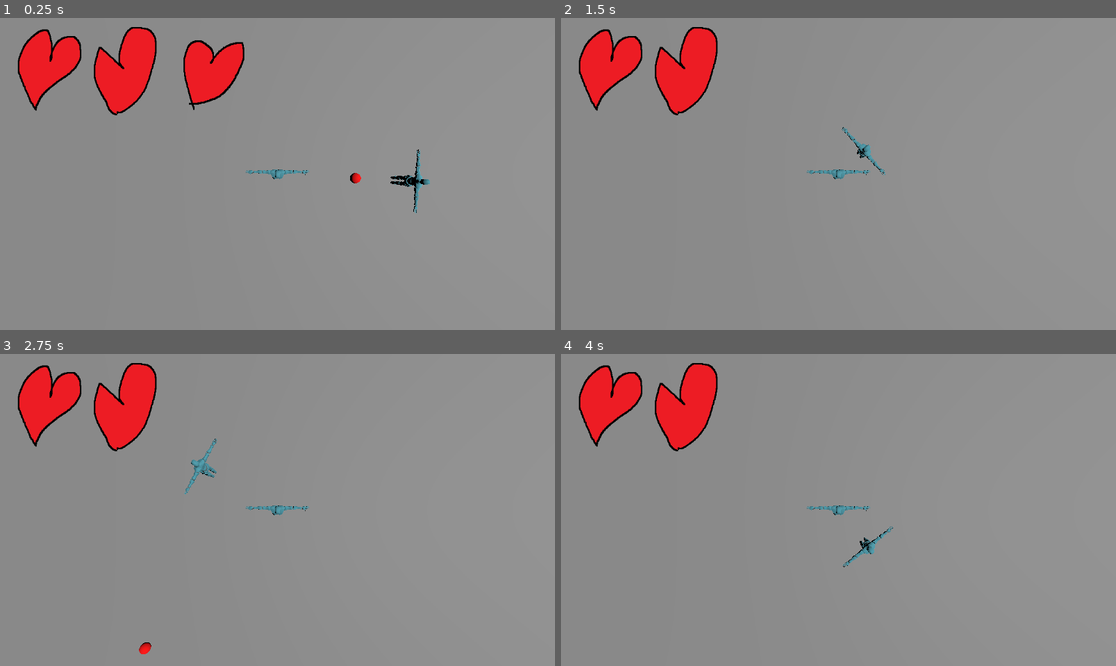
Above: before the commit, frames 1-4 (two rows, left to right).
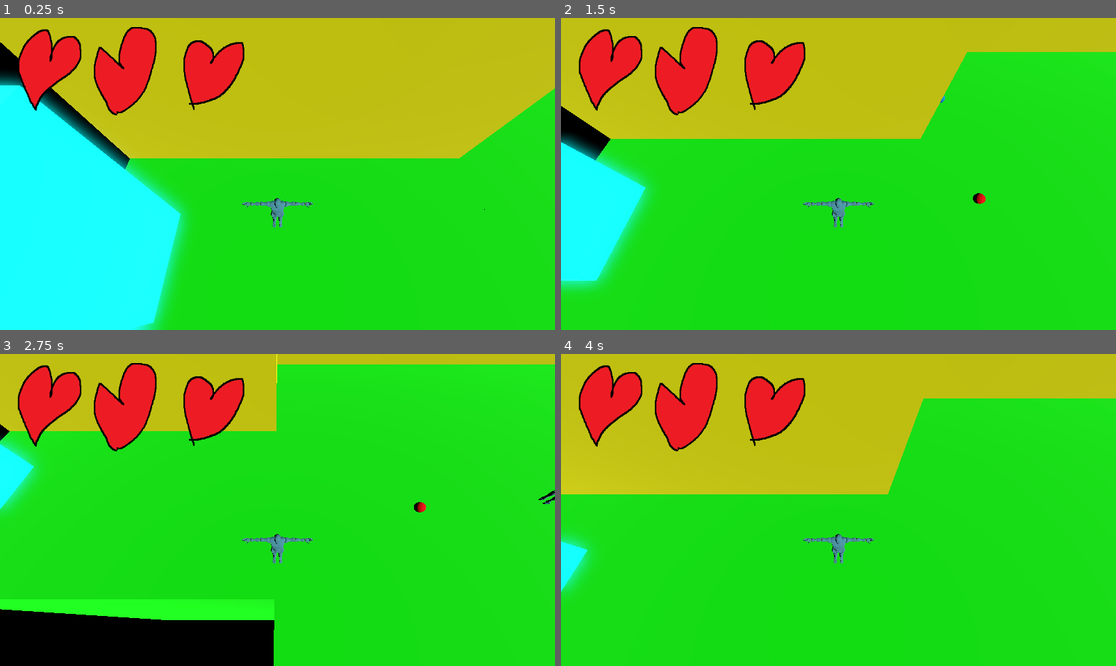
Above: after the commit, the same moments.

Repository: Alvin-Cha/Game-Skripsi
Game: Godot game, scene res://scenes/main/world.tscn
Same seed, same stepped clock (60 frames per second), same inputs: the game is played once before the commit and once after it.
Inputs (mouse positions are in pixels of both pictures, inside the frame that each line leads up to):
- Up to frame 1 (0.25 s): no input
- Up to frame 2 (1.5 s): tap Enter (ui_accept) at 0.5, 0.77 s; move the mouse to (960, 158) at 0.52 s; hold D 0.53-1.28 s; click (960, 158) at 0.67 s; move the mouse to (727, 189) at 1.27 s; hold S from 1.28 s (still down)
- Up to frame 3 (2.75 s): tap Enter (ui_accept) at 1.52 s; move the mouse to (333, 441) at 2.02 s; release S at 2.03 s; hold D from 2.03 s (still down)
- Up to frame 4 (4 s): move the mouse to (810, 572) at 2.77 s; release D at 2.78 s; hold W 2.78-3.53 s; click (810, 572) at 2.92 s; tap Enter (ui_accept) at 3.02, 3.77 s; move the mouse to (1005, 556) at 3.52 s; hold A from 3.53 s (still down)

The runs differ from the first frame. In frame 1, 95% of the frame differs, in the area x 0-100%, y 0-100%; in frame 2, 96%; in frame 3, 96%; in frame 4, 96%.

Commit message:
Added map environment

Diff:
--- /dev/null
+++ b/Floor.tres
@@ -0,0 +1,4 @@
+[gd_resource type="StandardMaterial3D" format=3 uid="uid://di1wvx2r6hhbx"]
+
+[resource]
+albedo_color = Color(0, 1, 0, 1)
--- /dev/null
+++ b/Wall.tres
@@ -0,0 +1,4 @@
+[gd_resource type="StandardMaterial3D" format=3 uid="uid://nomou70bjtjq"]
+
+[resource]
+albedo_color = Color(1, 1, 0, 1)
--- a/scenes/main/world.tscn
+++ b/scenes/main/world.tscn
@@ -1,23 +1,69 @@
 [gd_scene format=3 uid="uid://dhaxo7fl7cds1"]
 
 [ext_resource type="PackedScene" uid="uid://c31hfhxo6xyiw" path="res://scenes/player/player.tscn" id="1_dtyxf"]
+[ext_resource type="Material" uid="uid://di1wvx2r6hhbx" path="res://Floor.tres" id="1_y2s00"]
 [ext_resource type="PackedScene" uid="uid://bmn4chwcx6y5v" path="res://scenes/enemy/enemy.tscn" id="2_iubku"]
+[ext_resource type="Material" uid="uid://nomou70bjtjq" path="res://Wall.tres" id="4_526id"]
+
+[sub_resource type="StandardMaterial3D" id="StandardMaterial3D_0aorq"]
+albedo_color = Color(0, 1, 1, 1)
+emission_enabled = true
+emission = Color(0, 1, 1, 1)
+emission_energy_multiplier = 10.85
+
+[sub_resource type="Environment" id="Environment_526id"]
+background_mode = 1
+glow_enabled = true
 
 [node name="World" type="Node3D" unique_id=1551797016]
 
 [node name="CSGBox3D" type="CSGBox3D" parent="." unique_id=1583410906]
-transform = Transform3D(1, 0, 0, 0, 1, 0, 0, 0, 1, 3.0610638, 0.18432641, 0.16322422)
+transform = Transform3D(0.72639775, 0, 0, 0, 1.012952, 0, 0, 0, 0.42149484, -17.850178, -9.232328, 1.9416461)
 use_collision = true
-size = Vector3(65.6711, 0.63134766, 48.778915)
+size = Vector3(18, 19.989517, 18.00518)
+material = ExtResource("1_y2s00")
 
 [node name="Player" parent="." unique_id=493579035 instance=ExtResource("1_dtyxf")]
-transform = Transform3D(1, 0, 0, 0, 1, 0, 0, 0, 1, -0.39570236, 0.75289303, 1.8593183)
+transform = Transform3D(1, 0, 0, 0, 1.0000001, 0, 0, 0, 1.0000001, -18.52138, 0.75289303, 0.7260232)
 
 [node name="CanvasLayer2" type="CanvasLayer" parent="Player" unique_id=2111294293]
 
 [node name="DirectionalLight3D" type="DirectionalLight3D" parent="." unique_id=21528394]
-transform = Transform3D(-4.371139e-08, -0.86602545, 0.49999997, 0, 0.49999997, 0.86602545, -1, 3.7855173e-08, -2.1855692e-08, 8.67448, 19.76515, 1.183157)
+transform = Transform3D(-4.371139e-08, -0.86602545, 0.49999997, 0.56889206, 0.41120604, 0.7122299, -0.8224122, 0.28444603, 0.49267498, -13.702843, 19.76515, 13.546156)
 
 [node name="Enemy" parent="." unique_id=1489694662 node_paths=PackedStringArray("player") instance=ExtResource("2_iubku")]
 transform = Transform3D(1, 0, 0, 0, 1, 0, 0, 0, 1, 4.4256406, 0.63266104, 2.1152194)
 player = NodePath("../Player")
+
+[node name="CSGBox3D2" type="CSGBox3D" parent="." unique_id=358578087]
+transform = Transform3D(0.72639775, 0, 0, 0, 1.012952, 0, 0, 0, 1.1380361, 2.4316192, 0.37475824, 1.9416461)
+use_collision = true
+size = Vector3(38, 1.0210266, 18.00518)
+material = ExtResource("1_y2s00")
+
+[node name="CSGBox3D4" type="CSGBox3D" parent="." unique_id=235751603]
+transform = Transform3D(0.72639775, 0, 0, 0, 1.012952, 0, 0, 0, 0.42149484, -17.850178, 5.333598, -2.2638083)
+use_collision = true
+size = Vector3(18, 9, 2)
+material = ExtResource("4_526id")
+
+[node name="CSGBox3D5" type="CSGBox3D" parent="." unique_id=1315516180]
+transform = Transform3D(0.72639775, 0, 0, 0, 1.012952, 0, 0, 0, 0.42149484, -11.6757965, 5.333598, -5.58203)
+use_collision = true
+size = Vector3(1, 9, 15)
+material = ExtResource("4_526id")
+
+[node name="CSGBox3D6" type="CSGBox3D" parent="." unique_id=408544584]
+transform = Transform3D(0.72639775, 0, 0, 0, 1.012952, 0, 0, 0, 0.42149484, 2.1257606, 5.333598, -8.532494)
+use_collision = true
+size = Vector3(39, 9, 1)
+material = ExtResource("4_526id")
+
+[node name="CSGBox3D7" type="CSGBox3D" parent="." unique_id=1837393088]
+transform = Transform3D(0.72639775, 0, 0, 0, 1.012952, 0, 0, 0, 0.27397165, -23.286163, 3.3595023, 1.9416461)
+use_collision = true
+size = Vector3(4, 5, 11)
+material = SubResource("StandardMaterial3D_0aorq")
+
+[node name="WorldEnvironment" type="WorldEnvironment" parent="." unique_id=644705114]
+environment = SubResource("Environment_526id")
--- a/scenes/player/player.tscn
+++ b/scenes/player/player.tscn
@@ -19,7 +19,7 @@
 shape = SubResource("CapsuleShape3D_g2els")
 
 [node name="Camera3D" type="Camera3D" parent="." unique_id=1278298838]
-transform = Transform3D(1, 0, 0, 0, -4.371139e-08, 1, 0, -1, -4.371139e-08, 0, 7.634764, 0)
+transform = Transform3D(1, 0, 0, 0, 0.5, 0.86602545, 0, -0.86602545, 0.5, 0, 6.634764, 2)
 
 [node name="CanvasLayer" type="CanvasLayer" parent="." unique_id=1064725815]
 
